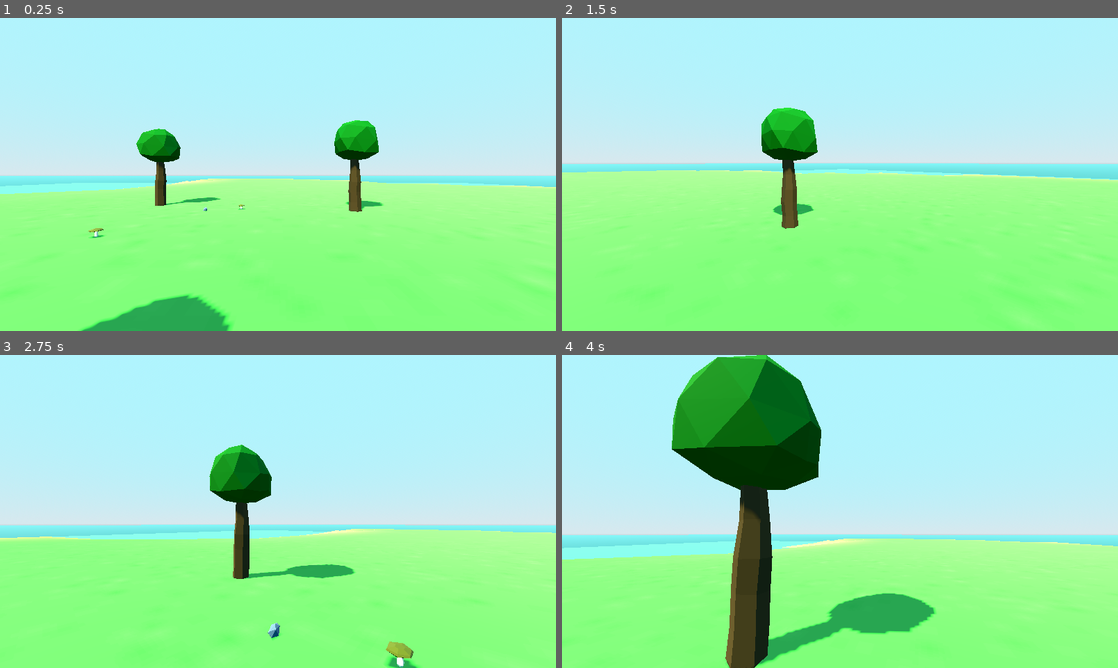
Above: before the commit, frames 1-4 (two rows, left to right).
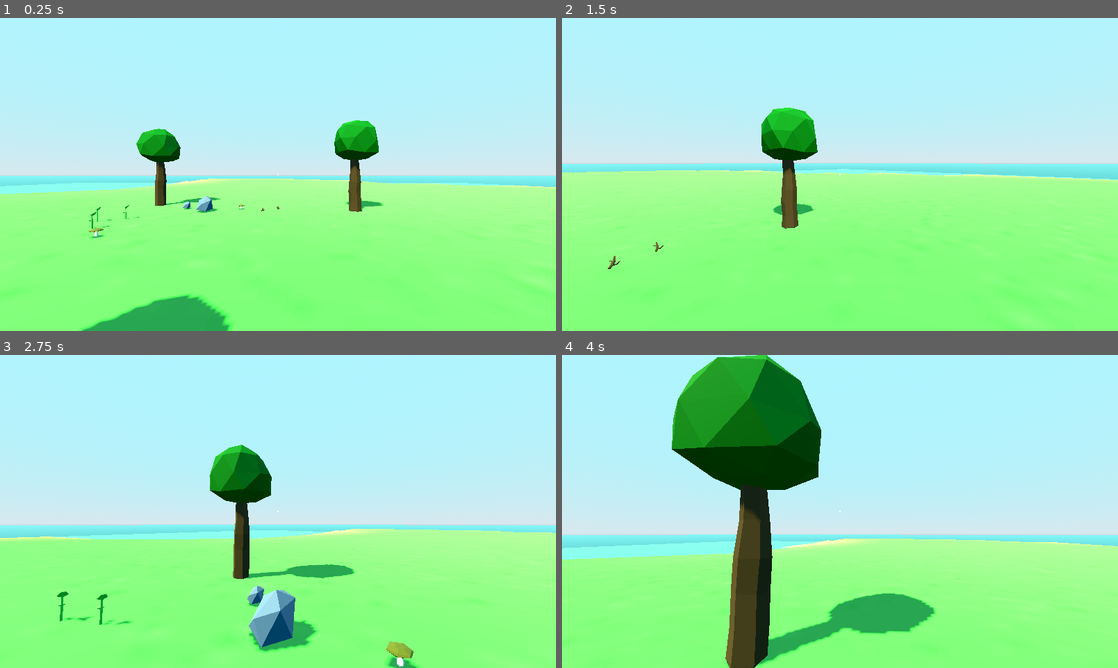
Above: after the commit, the same moments.

Repository: obermoser/udemygodotcourse
Game: Godot game, scene res://game/main_game.tscn
Two runs of this game, one before a commit and one after it. Both use one fixed random seed, a clock stepped at 60 frames per second and the inputs below.
Inputs (mouse positions are in pixels of both pictures, inside the frame that each line leads up to):
- Up to frame 1 (0.25 s): no input
- Up to frame 2 (1.5 s): tap Enter at 0.5 s; move the mouse to (834, 180) at 0.52 s; hold W (move_forward) from 0.53 s (still down); tap E (interact) at 0.6, 1.35 s; tap Space (jump) at 0.77 s; move the mouse to (878, 177) at 1.27 s
- Up to frame 3 (2.75 s): keep holding W (move_forward); tap Space (jump) at 1.52 s; move the mouse to (233, 508) at 2.02 s; hold Shift (sprint) from 2.03 s (still down); tap E (interact) at 2.3 s
- Up to frame 4 (4 s): move the mouse to (845, 511) at 2.77 s; release W (move_forward) at 2.78 s; release Shift (sprint) at 2.78 s; hold A (move_left) 2.78-3.53 s; tap E (interact) at 2.85, 3.6 s; tap Space (jump) at 3.02, 3.77 s; move the mouse to (817, 505) at 3.52 s; hold W (move_forward) from 3.53 s (still down)

The runs differ from the first frame. In frame 1, 0.2% of the frame differs, in the area x 15-51%, y 49-68%; in frame 2, less than 0.1%; in frame 3, 2.0%, in the area x 10-58%, y 49-96%; in frame 4, less than 0.1%.

Commit message:
Starting HUD

Diff:
--- /dev/null
+++ b/actors/player/Interaction Raycast.gd
@@ -0,0 +1,8 @@
+extends RayCast3D
+
+
+func check_interaction()->void:
+	if is_colliding() && Input.is_action_just_pressed("interact"):
+		var collider = get_collider()
+		if collider is Interactable:
+			collider.start_interaction()
--- a/actors/player/player.gd
+++ b/actors/player/player.gd
@@ -7,12 +7,16 @@
 @export var gravity := 0.2
 
 @onready var head:Node3D = $Head
+@onready var interaction_raycast: RayCast3D = $"Head/Interaction Raycast"
 
 func _ready():
 	Input.set_mouse_mode(Input.MOUSE_MODE_CAPTURED)
 
 func _physics_process(delta: float) -> void:
 	move()
+
+func _process(delta: float) -> void:
+	interaction_raycast.check_interaction()
 
 func move() -> void:
 	var is_sprinting : bool
--- a/actors/player/player.tscn
+++ b/actors/player/player.tscn
@@ -1,12 +1,14 @@
-[gd_scene load_steps=3 format=3 uid="uid://f85ucjpgno8u"]
+[gd_scene load_steps=4 format=3 uid="uid://f85ucjpgno8u"]
 
 [ext_resource type="Script" path="res://actors/player/player.gd" id="1_uswkl"]
+[ext_resource type="Script" path="res://actors/player/Interaction Raycast.gd" id="2_b3a8c"]
 
 [sub_resource type="CapsuleShape3D" id="CapsuleShape3D_qwn5k"]
 radius = 0.25
 height = 1.8
 
 [node name="Player" type="CharacterBody3D"]
+collision_layer = 2
 script = ExtResource("1_uswkl")
 
 [node name="CollisionShape3D" type="CollisionShape3D" parent="."]
@@ -16,3 +18,10 @@
 transform = Transform3D(1, 0, 0, 0, 1, 0, 0, 0, 1, 0, 0.670256, 0)
 
 [node name="Camera3D" type="Camera3D" parent="Head"]
+
+[node name="Interaction Raycast" type="RayCast3D" parent="Head"]
+transform = Transform3D(1, 0, 0, 0, -4.37114e-08, 1, 0, -1, -4.37114e-08, 0, 0, 0)
+target_position = Vector3(0, 2, 0)
+collision_mask = 4
+collide_with_areas = true
+script = ExtResource("2_b3a8c")
--- /dev/null
+++ b/bulletins/bulletin.gd
@@ -0,0 +1,5 @@
+extends Control
+class_name Bulletin
+
+func initialize(_extra_args) -> void:
+	pass
--- /dev/null
+++ b/bulletins/interaction_prompt.gd
@@ -0,0 +1,12 @@
+extends Bulletin
+
+var prompt_text := ""
+
+func _ready() -> void:
+	$Label.text = prompt_text
+
+#region Prompt Text
+func initialize(prompt) -> void:
+	if prompt is String:
+		prompt_text = prompt
+#endregion
--- /dev/null
+++ b/bulletins/interaction_prompt.tscn
@@ -0,0 +1,30 @@
+[gd_scene load_steps=2 format=3 uid="uid://beq4tipvot0h"]
+
+[ext_resource type="Script" path="res://bulletins/interaction_prompt.gd" id="1_svapl"]
+
+[node name="Interaction Prompt" type="Control"]
+layout_mode = 3
+anchors_preset = 15
+anchor_right = 1.0
+anchor_bottom = 1.0
+grow_horizontal = 2
+grow_vertical = 2
+script = ExtResource("1_svapl")
+
+[node name="Label" type="Label" parent="."]
+custom_minimum_size = Vector2(128, 64)
+layout_mode = 1
+anchors_preset = 8
+anchor_left = 0.5
+anchor_top = 0.5
+anchor_right = 0.5
+anchor_bottom = 0.5
+offset_left = 16.0
+offset_top = -32.0
+offset_right = 144.0
+offset_bottom = 32.0
+grow_horizontal = 2
+grow_vertical = 2
+horizontal_alignment = 1
+vertical_alignment = 1
+autowrap_mode = 2
--- /dev/null
+++ b/game/configs/bulletin_config.gd
@@ -0,0 +1,5 @@
+class_name BulletinConfig
+
+enum Keys {
+	InteractionPrompt
+}
--- a/game/configs/item_config.gd
+++ b/game/configs/item_config.gd
@@ -2,5 +2,6 @@
 
 enum Keys{
 	Stick,
-	Stone
+	Stone,
+	Plant
 }
--- a/game/main_game.tscn
+++ b/game/main_game.tscn
@@ -1,10 +1,13 @@
-[gd_scene load_steps=12 format=3 uid="uid://c48bidlc75pem"]
+[gd_scene load_steps=15 format=3 uid="uid://c48bidlc75pem"]
 
 [ext_resource type="PackedScene" uid="uid://b27ba5vhn2yxw" path="res://meshes/terrain.tscn" id="1_f55wn"]
+[ext_resource type="PackedScene" uid="uid://ccfxw7l1mfqru" path="res://items/interactables/pickupable_plant.tscn" id="2_7a4x3"]
 [ext_resource type="PackedScene" uid="uid://f8bdgsaiut1m" path="res://meshes/tree.tscn" id="2_cavcw"]
 [ext_resource type="PackedScene" uid="uid://d0dfje34apaov" path="res://meshes/mushroom.tscn" id="3_1te3g"]
+[ext_resource type="PackedScene" uid="uid://ci4u58k13s02u" path="res://items/interactables/pickupable_stick.tscn" id="4_h16eq"]
 [ext_resource type="PackedScene" uid="uid://f85ucjpgno8u" path="res://actors/player/player.tscn" id="4_hx04w"]
 [ext_resource type="PackedScene" uid="uid://b2op1juegj50q" path="res://items/interactables/pickupable_stone.tscn" id="5_4l2w2"]
+[ext_resource type="PackedScene" uid="uid://c8yso84vjaxts" path="res://ui/hud/hud.tscn" id="8_1q0pw"]
 
 [sub_resource type="ConcavePolygonShape3D" id="ConcavePolygonShape3D_1bl8s"]
 data = PackedVector3Array(142.68, -5, -142.685, 150, -5, -150, 150, -5, -142.685, 142.68, -5, -142.685, 142.68, -5, -15 …(226880 unchanged characters)…
@@ -44,6 +47,7 @@
 [node name="Terrain" parent="StageController/Island" instance=ExtResource("1_f55wn")]
 
 [node name="StaticBody3D" type="StaticBody3D" parent="StageController/Island/Terrain"]
+collision_mask = 0
 
 [node name="CollisionShape3D" type="CollisionShape3D" parent="StageController/Island/Terrain/StaticBody3D"]
 shape = SubResource("ConcavePolygonShape3D_1bl8s")
@@ -74,8 +78,32 @@
 [node name="WorldEnvironment" type="WorldEnvironment" parent="StageController/Island"]
 environment = SubResource("Environment_mah7y")
 
+[node name="Pickupable Stick" parent="StageController/Island" instance=ExtResource("4_h16eq")]
+transform = Transform3D(1, 0, 0, 0, 1, 0, 0, 0, 1, 6.03097, 2.38419e-07, 0.970969)
+
+[node name="Pickupable Stick2" parent="StageController/Island" instance=ExtResource("4_h16eq")]
+transform = Transform3D(1, 0, 0, 0, 1, 0, 0, 0, 1, 5.33659, 2.38419e-07, 1.43061)
+
+[node name="Pickupable Plant" parent="StageController/Island" instance=ExtResource("2_7a4x3")]
+transform = Transform3D(1, 0, 0, 0, 1, 0, 0, 0, 1, 0, 0, 3.68712)
+
+[node name="Pickupable Plant2" parent="StageController/Island" instance=ExtResource("2_7a4x3")]
+transform = Transform3D(1, 0, 0, 0, 1, 0, 0, 0, 1, 0.6389, 0, 3.28436)
+
+[node name="Pickupable Plant3" parent="StageController/Island" instance=ExtResource("2_7a4x3")]
+transform = Transform3D(1, 0, 0, 0, 1, 0, 0, 0, 1, 0.6389, 0, 4.57908)
+
+[node name="Pickupable Stone" parent="StageController/Island" instance=ExtResource("5_4l2w2")]
+transform = Transform3D(4, 0, 0, 0, 4, 0, 0, 0, 4, 2.92504, 0.293681, 1.74498)
+
+[node name="Pickupable Stone2" parent="StageController/Island" instance=ExtResource("5_4l2w2")]
+transform = Transform3D(2, 0, 0, 0, 2, 0, 0, 0, 2, 1.8519, 0.162607, 1.09698)
+
 [node name="Player" parent="." instance=ExtResource("4_hx04w")]
 transform = Transform3D(1, 0, 0, 0, 1, 0, 0, 0, 1, 6.02431, 0.9, 10.4717)
 
-[node name="Pickupable Stone" parent="." instance=ExtResource("5_4l2w2")]
-transform = Transform3D(1, 0, 0, 0, 1, 0, 0, 0, 1, 2.92504, 0.0869141, 1.74498)
+[node name="UI Layer" type="CanvasLayer" parent="."]
+
+[node name="HUD Controller" type="Node" parent="UI Layer"]
+
+[node name="HUD" parent="UI Layer/HUD Controller" instance=ExtResource("8_1q0pw")]
--- a/items/interactables/pickup_template.tscn
+++ b/items/interactables/pickup_template.tscn
@@ -5,6 +5,8 @@
 [node name="Pickup Template" type="Node3D"]
 
 [node name="Pickupable" type="Area3D" parent="."]
+collision_layer = 4
+collision_mask = 0
 script = ExtResource("1_j53oj")
 
 [node name="CollisionShape3D" type="CollisionShape3D" parent="Pickupable"]
--- a/items/interactables/pickupable.gd
+++ b/items/interactables/pickupable.gd
@@ -2,7 +2,7 @@
 class_name Pickupable
 
 @export var item_key: ItemConfig.Keys
-var parent:Node3D = get_parent()
+@onready var parent:Node3D = get_parent()
 
 
 func start_interaction():
--- /dev/null
+++ b/items/interactables/pickupable_plant.tscn
@@ -0,0 +1,20 @@
+[gd_scene load_steps=4 format=3 uid="uid://ccfxw7l1mfqru"]
+
+[ext_resource type="PackedScene" uid="uid://brn1ykyikuxxw" path="res://items/interactables/pickup_template.tscn" id="1_qixff"]
+[ext_resource type="PackedScene" uid="uid://bsd2xjr5djano" path="res://meshes/plant.tscn" id="2_nlrel"]
+
+[sub_resource type="CapsuleShape3D" id="CapsuleShape3D_o3dgx"]
+radius = 0.124773
+height = 0.524664
+
+[node name="Pickupable Plant" instance=ExtResource("1_qixff")]
+
+[node name="Pickupable" parent="." index="0"]
+item_key = 2
+prompt = "Pickup Plant"
+
+[node name="CollisionShape3D" parent="Pickupable" index="0"]
+transform = Transform3D(1, 0, 0, 0, 1, 0, 0, 0, 1, 0, 0.262734, 0)
+shape = SubResource("CapsuleShape3D_o3dgx")
+
+[node name="Plant" parent="." index="1" instance=ExtResource("2_nlrel")]
--- a/items/interactables/pickupable_stone.tscn
+++ b/items/interactables/pickupable_stone.tscn
@@ -3,8 +3,8 @@
 [ext_resource type="PackedScene" uid="uid://brn1ykyikuxxw" path="res://items/interactables/pickup_template.tscn" id="1_12lds"]
 [ext_resource type="PackedScene" uid="uid://dtmuvlxu8txuc" path="res://meshes/stone.tscn" id="2_gol03"]
 
-[sub_resource type="BoxShape3D" id="BoxShape3D_potlh"]
-size = Vector3(0.197266, 0.241577, 0.196777)
+[sub_resource type="SphereShape3D" id="SphereShape3D_jtq0y"]
+radius = 0.0927681
 
 [node name="Pickupable Stone" instance=ExtResource("1_12lds")]
 
@@ -14,6 +14,6 @@
 
 [node name="CollisionShape3D" parent="Pickupable" index="0"]
 transform = Transform3D(1, 0, 0, 0, -4.37114e-08, -1, 0, 1, -4.37114e-08, -0.000976562, 0.0114746, -0.000671386)
-shape = SubResource("BoxShape3D_potlh")
+shape = SubResource("SphereShape3D_jtq0y")
 
 [node name="Stone" parent="." index="1" instance=ExtResource("2_gol03")]
--- a/project.godot
+++ b/project.godot
@@ -61,6 +61,12 @@
 ]
 }
 
+[layer_names]
+
+3d_physics/layer_1="ground"
+3d_physics/layer_2="actor"
+3d_physics/layer_3="interactable"
+
 [rendering]
 
 anti_aliasing/quality/msaa_3d=1
--- /dev/null
+++ b/ui/hud/hud.tscn
@@ -0,0 +1,28 @@
+[gd_scene load_steps=2 format=3 uid="uid://c8yso84vjaxts"]
+
+[ext_resource type="Texture2D" uid="uid://ct8al8fmgv652" path="res://textures/circle32.png" id="1_vqmy5"]
+
+[node name="HUD" type="Control"]
+layout_mode = 3
+anchors_preset = 15
+anchor_right = 1.0
+anchor_bottom = 1.0
+grow_horizontal = 2
+grow_vertical = 2
+
+[node name="TextureRect" type="TextureRect" parent="."]
+custom_minimum_size = Vector2(4, 4)
+layout_mode = 1
+anchors_preset = 8
+anchor_left = 0.5
+anchor_top = 0.5
+anchor_right = 0.5
+anchor_bottom = 0.5
+offset_left = -2.0
+offset_top = -2.0
+offset_right = 2.0
+offset_bottom = 2.0
+grow_horizontal = 2
+grow_vertical = 2
+texture = ExtResource("1_vqmy5")
+expand_mode = 1
